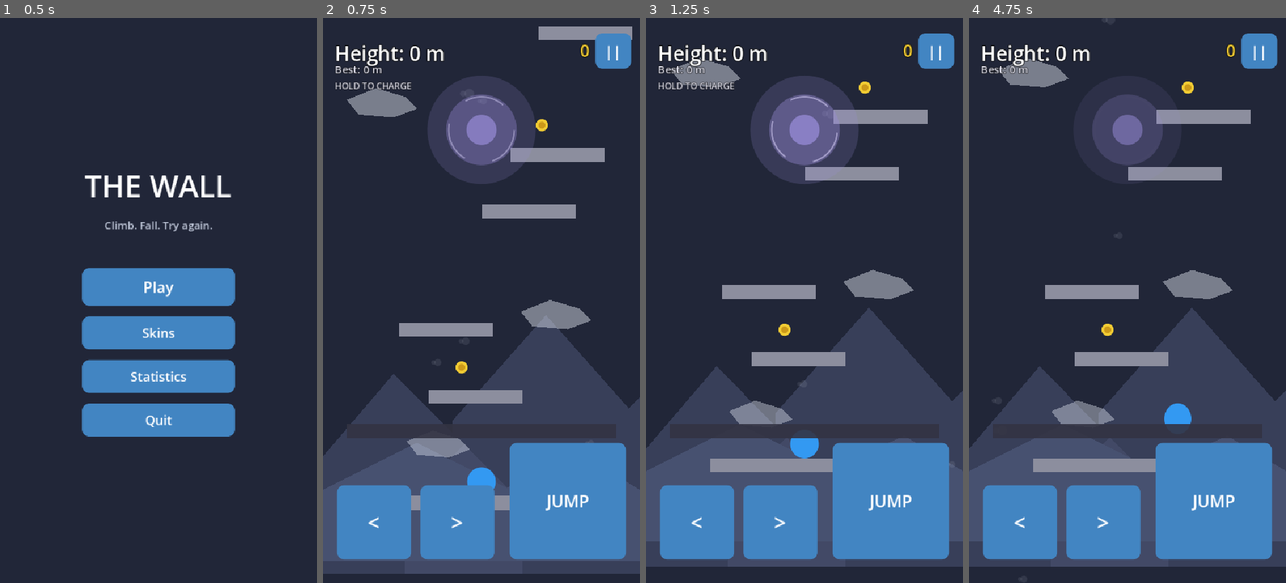
Above: before the commit, frames 1-4 (left to right).
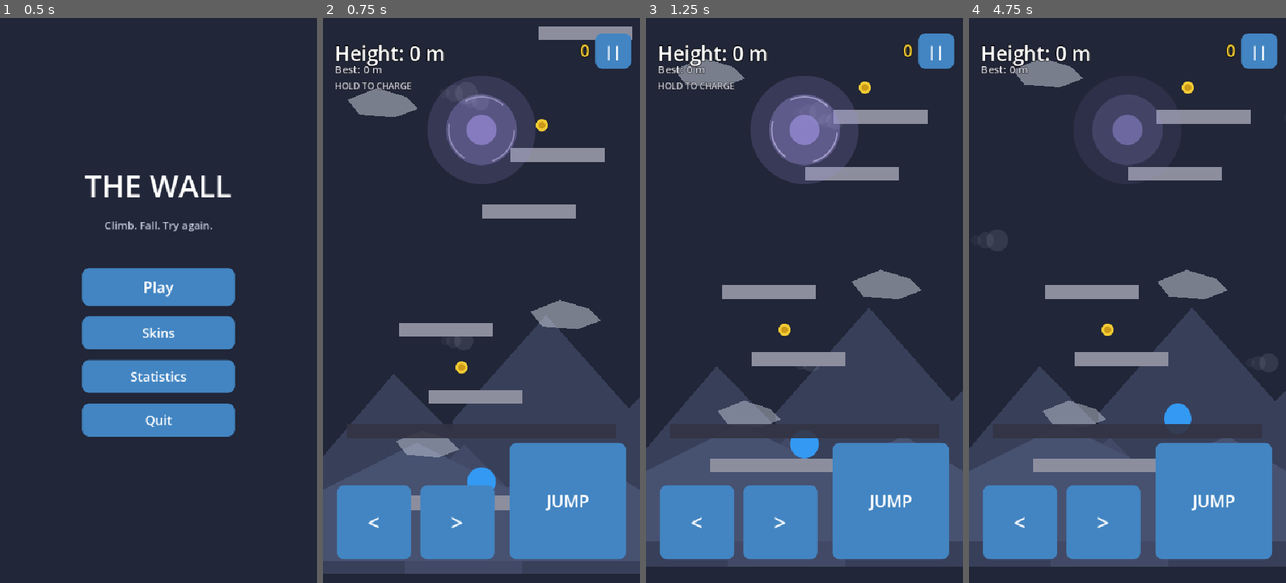
Above: after the commit, the same moments.

Repository: KEVIN-NGUYENDAD/TheWall
Game: Godot game, scene res://scenes/ui/MainMenu.tscn
Same seed, same stepped clock (60 frames per second), same inputs: the game is played once before the commit and once after it.
Inputs (mouse positions are in pixels of both pictures, inside the frame that each line leads up to):
- Up to frame 1 (0.5 s): no input
- Up to frame 2 (0.75 s): click "Play" at 0.5 s
- Up to frame 3 (1.25 s): no input
- Up to frame 4 (4.75 s): click "||" at 1.25 s; click "Resume" at 2 s; click "<" at 2.75 s; click ">" at 3.5 s; move the mouse to (1197, 272) at 4.27 s; hold D (move_right) from 4.28 s (still down); click (1197, 272) at 4.52 s

Frame 1 is identical in both runs. In frame 2, 0.6% of the frame differs, in the area x 7-88%, y 12-78%; in frame 3, 0.6%; in frame 4, 0.9%, in the area x 5-94%, y 0-100%.

Commit message:
Visual atmosphere polish

Diff:
--- a/scripts/autoload/MusicManager.gd
+++ b/scripts/autoload/MusicManager.gd
@@ -4,8 +4,8 @@
 const FADE_RATE_DB: float = 24.0
 const SILENT_DB: float = -80.0
 
-const ZONE_BASE_DB: Array = [-9.0, -7.0, -10.0]
-const ZONE_PEAK_DB: Array = [-3.0, -1.0, -4.0]
+const ZONE_BASE_DB: Array = [-7.0, -5.0, -8.0]
+const ZONE_PEAK_DB: Array = [-1.0, 1.0, -2.0]
 
 var players: Array = []
 var current_zone: int = 0
@@ -84,7 +84,14 @@
 	return sin(TAU * click_freq * t) * env * depth
 
 
-# THE RUINS — brighter, adventurous, energetic. Bright major chord with a bouncy pulse.
+# A low, punchy "kick" thump repeating at kick_rate (quantized to the loop duration).
+func _kick(t: float, kick_rate: float, kick_freq: float, decay: float, depth: float) -> float:
+	var phase: float = fmod(t * kick_rate, 1.0)
+	var env: float = exp(-phase * decay)
+	return sin(TAU * kick_freq * t) * env * depth
+
+
+# THE RUINS — brighter, adventurous, energetic. Bright major chord, driving kick + pulse.
 func _make_ruins_track() -> AudioStreamWAV:
 	var duration: float = 4.0
 	var freqs: Array = [261.63, 329.63, 392.00, 523.25]
@@ -94,6 +101,8 @@
 	var pulse_rate: float = _quantize_freq(2.5, duration)
 	var click_rate: float = _quantize_freq(2.5, duration)
 	var click_freq: float = _quantize_freq(1046.5, duration)
+	var kick_rate: float = _quantize_freq(1.25, duration)
+	var kick_freq: float = _quantize_freq(70.0, duration)
 
 	var sample_count: int = int(MIX_RATE * duration)
 	var data := PackedByteArray()
@@ -105,15 +114,16 @@
 			sample += sin(TAU * f * t)
 		sample /= q_freqs.size()
 		var pulse_phase: float = fmod(t * pulse_rate, 1.0)
-		var pulse: float = 1.0 + 0.3 * exp(-pulse_phase * 8.0)
-		var click: float = _click(t, click_rate, click_freq, 30.0, 0.12)
-		var v: float = sample * 0.24 * pulse + click
+		var pulse: float = 1.0 + 0.4 * exp(-pulse_phase * 8.0)
+		var click: float = _click(t, click_rate, click_freq, 30.0, 0.16)
+		var kick: float = _kick(t, kick_rate, kick_freq, 12.0, 0.35)
+		var v: float = sample * 0.28 * pulse + click + kick
 		data.encode_s16(i * 2, int(clamp(v, -1.0, 1.0) * 32767.0))
 
 	return _build_stream(data, sample_count)
 
 
-# THE SKY — uplifting, exciting, stronger rhythm. Bright open chord with a driving double pulse.
+# THE SKY — uplifting, exciting, stronger rhythm. Bright open chord, fast driving kick + pulse.
 func _make_sky_track() -> AudioStreamWAV:
 	var duration: float = 3.0
 	var freqs: Array = [293.66, 369.99, 440.00, 587.33]
@@ -125,6 +135,8 @@
 	var click_freq: float = _quantize_freq(1568.0, duration)
 	var accent_rate: float = _quantize_freq(2.0, duration)
 	var accent_freq: float = _quantize_freq(880.0, duration)
+	var kick_rate: float = _quantize_freq(2.0, duration)
+	var kick_freq: float = _quantize_freq(75.0, duration)
 
 	var sample_count: int = int(MIX_RATE * duration)
 	var data := PackedByteArray()
@@ -136,16 +148,17 @@
 			sample += sin(TAU * f * t)
 		sample /= q_freqs.size()
 		var pulse_phase: float = fmod(t * pulse_rate, 1.0)
-		var pulse: float = 1.0 + 0.4 * exp(-pulse_phase * 9.0)
-		var click: float = _click(t, click_rate, click_freq, 35.0, 0.14)
-		var accent: float = _click(t, accent_rate, accent_freq, 15.0, 0.1)
-		var v: float = sample * 0.24 * pulse + click + accent
+		var pulse: float = 1.0 + 0.5 * exp(-pulse_phase * 9.0)
+		var click: float = _click(t, click_rate, click_freq, 35.0, 0.18)
+		var accent: float = _click(t, accent_rate, accent_freq, 15.0, 0.12)
+		var kick: float = _kick(t, kick_rate, kick_freq, 12.0, 0.4)
+		var v: float = sample * 0.28 * pulse + click + accent + kick
 		data.encode_s16(i * 2, int(clamp(v, -1.0, 1.0) * 32767.0))
 
 	return _build_stream(data, sample_count)
 
 
-# THE VOID — mysterious, epic, tension. Low dissonant interval with a driving, syncopated pulse.
+# THE VOID — mysterious, epic, tension. Low dissonant interval, deep driving kick, sudden stings.
 func _make_void_track() -> AudioStreamWAV:
 	var duration: float = 8.0
 	var freqs: Array = [98.00, 103.83, 146.83, 195.99]
@@ -156,6 +169,8 @@
 	var sting_rate: float = _quantize_freq(0.375, duration)
 	var sting_freq: float = _quantize_freq(220.0, duration)
 	var wobble_hz: float = _quantize_freq(0.2, duration)
+	var kick_rate: float = _quantize_freq(0.75, duration)
+	var kick_freq: float = _quantize_freq(55.0, duration)
 
 	var sample_count: int = int(MIX_RATE * duration)
 	var data := PackedByteArray()
@@ -167,10 +182,11 @@
 			sample += sin(TAU * f * t)
 		sample /= q_freqs.size()
 		var pulse_phase: float = fmod(t * pulse_rate, 1.0)
-		var pulse: float = 1.0 + 0.35 * exp(-pulse_phase * 6.0)
-		var sting: float = _click(t, sting_rate, sting_freq, 8.0, 0.16)
+		var pulse: float = 1.0 + 0.4 * exp(-pulse_phase * 6.0)
+		var sting: float = _click(t, sting_rate, sting_freq, 7.0, 0.22)
+		var kick: float = _kick(t, kick_rate, kick_freq, 8.0, 0.45)
 		var tremor: float = 1.0 + 0.15 * sin(TAU * wobble_hz * t)
-		var v: float = (sample * 0.22 * pulse * tremor) + sting
+		var v: float = (sample * 0.26 * pulse * tremor) + sting + kick
 		data.encode_s16(i * 2, int(clamp(v, -1.0, 1.0) * 32767.0))
 
 	return _build_stream(data, sample_count)
--- a/scripts/world/CommonBird.gd
+++ b/scripts/world/CommonBird.gd
@@ -3,7 +3,7 @@
 const SPEED: float = 80.0
 const BOB_AMOUNT: float = 10.0
 const LIFETIME: float = 14.0
-const COLOR: Color = Color(0.12, 0.12, 0.15, 0.85)
+const COLOR: Color = Color(0.1, 0.1, 0.13, 0.9)
 
 var direction: float = 1.0
 
@@ -21,14 +21,31 @@
 	if _age > LIFETIME:
 		queue_free()
 		return
-	_t += delta * 7.0
+	_t += delta * 8.0
 	position.x += SPEED * direction * delta
-	position.y = _start_y + sin(_t) * BOB_AMOUNT
+	position.y = _start_y + sin(_t * 0.5) * BOB_AMOUNT
+	scale.x = -abs(scale.x) if direction < 0.0 else abs(scale.x)
 	queue_redraw()
 
 
 func _draw() -> void:
-	var wing: float = sin(_t) * 11.0
-	draw_line(Vector2(-13, 0), Vector2(0, -wing), COLOR, 3.5, true)
-	draw_line(Vector2(13, 0), Vector2(0, -wing), COLOR, 3.5, true)
-	draw_circle(Vector2.ZERO, 3.0, COLOR, true, -1.0, true)
+	var flap: float = sin(_t)
+	var lift: float = flap * 7.0
+
+	# body: small filled teardrop with a short tail and beak for a clear front/back
+	var body: PackedVector2Array = PackedVector2Array([
+		Vector2(6, 0), Vector2(3, -3), Vector2(-2, -2.5), Vector2(-7, 0),
+		Vector2(-2, 2.5), Vector2(3, 3),
+	])
+	draw_colored_polygon(body, COLOR)
+
+	# wings: filled shapes whose tips rise and fall together (real flap motion, not a static V)
+	var wing_template: PackedVector2Array = PackedVector2Array([
+		Vector2(-1, -1), Vector2(-16, -3 - lift), Vector2(-10, 1), Vector2(-3, 2),
+	])
+	draw_colored_polygon(wing_template, COLOR)
+
+	var wing_mirrored: PackedVector2Array = PackedVector2Array()
+	for p in wing_template:
+		wing_mirrored.append(Vector2(-p.x, p.y))
+	draw_colored_polygon(wing_mirrored, COLOR)
--- a/scripts/world/Main.gd
+++ b/scripts/world/Main.gd
@@ -258,9 +258,9 @@
 
 
 func _update_cloud_drift(delta: float) -> void:
-	cloud_drift_t += delta * 0.15
+	cloud_drift_t += delta * 0.3
 	for idx in range(clouds.size()):
-		clouds[idx].position.x = sin(cloud_drift_t + idx * 2.1) * 20.0
+		clouds[idx].position.x = sin(cloud_drift_t + idx * 2.1) * 40.0
 
 
 func _spawn_coin(pos: Vector2) -> void:
@@ -349,7 +349,7 @@
 	common_bird_timer.one_shot = true
 	add_child(common_bird_timer)
 	common_bird_timer.timeout.connect(_on_common_bird_timer)
-	_restart_timer(common_bird_timer, 4.0, 7.0)
+	_restart_timer(common_bird_timer, 2.5, 5.0)
 
 	special_bird_timer = Timer.new()
 	special_bird_timer.one_shot = true
@@ -392,7 +392,7 @@
 	if not is_dead:
 		var from_left: bool = randf() < 0.5
 		_spawn_common_bird_from(_bird_spawn_position(from_left), 1.0 if from_left else -1.0)
-	_restart_timer(common_bird_timer, 4.0, 7.0)
+	_restart_timer(common_bird_timer, 2.5, 5.0)
 
 
 func _on_special_bird_timer() -> void:
--- a/scripts/world/PredatorBird.gd
+++ b/scripts/world/PredatorBird.gd
@@ -6,8 +6,9 @@
 const DIVE_SPEED: float = 340.0
 const LIFETIME: float = 4.0
 const KNOCKBACK_STRENGTH: float = 500.0
-const COLOR: Color = Color(0.6, 0.15, 0.18, 0.95)
+const COLOR: Color = Color(0.55, 0.12, 0.15, 1.0)
 const WARNING_COLOR: Color = Color(0.95, 0.35, 0.1, 1.0)
+const EYE_COLOR: Color = Color(0.95, 0.85, 0.2, 1.0)
 
 var dive_velocity: Vector2 = Vector2.ZERO
 
@@ -48,7 +49,7 @@
 		dive_velocity = (_target.global_position - global_position).normalized() * DIVE_SPEED
 	else:
 		dive_velocity = Vector2.DOWN * DIVE_SPEED
-	rotation = dive_velocity.angle()
+	rotation = dive_velocity.angle() + PI / 2.0
 
 
 func _on_body_entered(body: Node) -> void:
@@ -61,15 +62,39 @@
 	queue_free()
 
 
+func _body_polygon() -> PackedVector2Array:
+	return PackedVector2Array([
+		Vector2(0, -14), Vector2(5, -6), Vector2(4, 6), Vector2(0, 13),
+		Vector2(-4, 6), Vector2(-5, -6),
+	])
+
+
 func _draw() -> void:
 	if not _diving:
 		var pulse: float = 0.6 + 0.4 * sin(_telegraph_t * TAU * 3.0)
-		draw_circle(Vector2.ZERO, 26.0, Color(WARNING_COLOR.r, WARNING_COLOR.g, WARNING_COLOR.b, 0.25 * pulse), true, -1.0, true)
-		var c: Color = Color(WARNING_COLOR.r, WARNING_COLOR.g, WARNING_COLOR.b, pulse)
-		draw_line(Vector2(-20, -9), Vector2(0, 0), c, 4.5, true)
-		draw_line(Vector2(20, -9), Vector2(0, 0), c, 4.5, true)
-		draw_line(Vector2(0, 0), Vector2(15, 8), c, 4.5, true)
+		draw_circle(Vector2.ZERO, 30.0, Color(WARNING_COLOR.r, WARNING_COLOR.g, WARNING_COLOR.b, 0.22 * pulse), true, -1.0, true)
+
+		var flap: float = sin(_telegraph_t * TAU * 4.0)
+		var spread: float = 14.0 + flap * 6.0
+		var body_color: Color = Color(COLOR.r, COLOR.g, COLOR.b, pulse)
+
+		draw_colored_polygon(_body_polygon(), body_color)
+		var left_wing: PackedVector2Array = PackedVector2Array([
+			Vector2(-3, -2), Vector2(-spread - 10, -2 - flap * 4), Vector2(-spread, 6), Vector2(-4, 5),
+		])
+		draw_colored_polygon(left_wing, body_color)
+		var right_wing: PackedVector2Array = PackedVector2Array()
+		for p in left_wing:
+			right_wing.append(Vector2(-p.x, p.y))
+		draw_colored_polygon(right_wing, body_color)
+		draw_circle(Vector2(0, -9), 2.0, EYE_COLOR, true, -1.0, true)
 	else:
-		draw_line(Vector2(-20, -9), Vector2(0, 0), COLOR, 4.5, true)
-		draw_line(Vector2(20, -9), Vector2(0, 0), COLOR, 4.5, true)
-		draw_line(Vector2(0, 0), Vector2(15, 8), COLOR, 4.5, true)
+		draw_colored_polygon(_body_polygon(), COLOR)
+		var left_wing: PackedVector2Array = PackedVector2Array([
+			Vector2(-3, -4), Vector2(-22, 4), Vector2(-10, 8), Vector2(-4, 4),
+		])
+		draw_colored_polygon(left_wing, COLOR)
+		var right_wing: PackedVector2Array = PackedVector2Array()
+		for p in left_wing:
+			right_wing.append(Vector2(-p.x, p.y))
+		draw_colored_polygon(right_wing, COLOR)
--- a/scripts/world/WhiteBird.gd
+++ b/scripts/world/WhiteBird.gd
@@ -5,8 +5,8 @@
 const SPEED: float = 100.0
 const LIFETIME: float = 12.0
 const HEIGHT_BONUS_M: float = 5.0
-const COLOR: Color = Color(1.0, 1.0, 1.0, 0.95)
-const GLOW_COLOR: Color = Color(1.0, 1.0, 0.9, 0.22)
+const COLOR: Color = Color(1.0, 1.0, 0.98, 1.0)
+const GLOW_COLOR: Color = Color(1.0, 0.98, 0.85, 0.25)
 const TRAIL_LENGTH: int = 8
 
 var direction: float = 1.0
@@ -28,9 +28,10 @@
 	if _age > LIFETIME:
 		queue_free()
 		return
-	_t += delta * 5.0
+	_t += delta * 6.0
 	position.x += SPEED * direction * delta
-	position.y = _start_y + sin(_t) * 14.0
+	position.y = _start_y + sin(_t * 0.5) * 14.0
+	scale.x = -abs(scale.x) if direction < 0.0 else abs(scale.x)
 
 	_trail.push_front(global_position)
 	if _trail.size() > TRAIL_LENGTH:
@@ -49,15 +50,29 @@
 
 func _draw() -> void:
 	for i in range(_trail.size()):
-		var local_pos: Vector2 = _trail[i] - global_position
+		var local_pos: Vector2 = (_trail[i] - global_position) * Vector2(sign(scale.x), 1.0)
 		var t_frac: float = float(i) / float(TRAIL_LENGTH)
-		var alpha: float = 0.45 * (1.0 - t_frac)
-		var size: float = lerp(3.0, 0.5, t_frac)
+		var alpha: float = 0.5 * (1.0 - t_frac)
+		var size: float = lerp(3.5, 0.5, t_frac)
 		draw_circle(local_pos, size, Color(1.0, 1.0, 1.0, alpha), true, -1.0, true)
 
-	draw_circle(Vector2.ZERO, 22.0, GLOW_COLOR, true, -1.0, true)
+	draw_circle(Vector2.ZERO, 26.0, GLOW_COLOR, true, -1.0, true)
 
-	var wing: float = sin(_t) * 10.0
-	draw_line(Vector2(-12, 0), Vector2(0, -wing), COLOR, 3.0, true)
-	draw_line(Vector2(12, 0), Vector2(0, -wing), COLOR, 3.0, true)
-	draw_circle(Vector2.ZERO, 4.0, COLOR, true, -1.0, true)
+	var flap: float = sin(_t)
+	var lift: float = flap * 8.0
+
+	var body: PackedVector2Array = PackedVector2Array([
+		Vector2(8, 0), Vector2(4, -4), Vector2(-3, -3), Vector2(-9, 0),
+		Vector2(-3, 3), Vector2(4, 4),
+	])
+	draw_colored_polygon(body, COLOR)
+
+	var wing_template: PackedVector2Array = PackedVector2Array([
+		Vector2(-1, -1), Vector2(-19, -4 - lift), Vector2(-12, 1), Vector2(-4, 2.5),
+	])
+	draw_colored_polygon(wing_template, COLOR)
+
+	var wing_mirrored: PackedVector2Array = PackedVector2Array()
+	for p in wing_template:
+		wing_mirrored.append(Vector2(-p.x, p.y))
+	draw_colored_polygon(wing_mirrored, COLOR)
--- a/scripts/world/WindLayer.gd
+++ b/scripts/world/WindLayer.gd
@@ -1,8 +1,8 @@
 extends Node2D
 
-const STREAK_COUNT: int = 6
-const SPEED: float = 120.0
-const COLOR: Color = Color(0.85, 0.87, 0.92, 0.1)
+const STREAK_COUNT: int = 4
+const SPEED: float = 100.0
+const COLOR: Color = Color(0.88, 0.9, 0.96, 0.1)
 const VIEW_WIDTH: float = 540.0
 const VIEW_HEIGHT: float = 960.0
 
@@ -13,8 +13,8 @@
 	for i in range(STREAK_COUNT):
 		streaks.append({
 			"pos": Vector2(randf_range(0.0, VIEW_WIDTH), randf_range(0.0, VIEW_HEIGHT)),
-			"radius": randf_range(5.0, 11.0),
-			"speed_mult": randf_range(0.7, 1.4),
+			"radius": randf_range(14.0, 24.0),
+			"speed_mult": randf_range(0.7, 1.3),
 			"bob_t": randf() * TAU,
 		})
 
@@ -22,16 +22,19 @@
 func _process(delta: float) -> void:
 	for s in streaks:
 		s.pos.x += SPEED * s.speed_mult * delta
-		s.bob_t += delta * 1.2
-		if s.pos.x > VIEW_WIDTH + 40.0:
-			s.pos.x = -40.0
+		s.bob_t += delta * 0.8
+		if s.pos.x > VIEW_WIDTH + 80.0:
+			s.pos.x = -80.0
 			s.pos.y = randf_range(0.0, VIEW_HEIGHT)
 	queue_redraw()
 
 
 func _draw() -> void:
 	for s in streaks:
-		var bob: float = sin(s.bob_t) * 4.0
+		var bob: float = sin(s.bob_t) * 5.0
 		var pos: Vector2 = s.pos + Vector2(0.0, bob)
-		draw_circle(pos, s.radius, COLOR, true, -1.0, true)
-		draw_circle(pos + Vector2(-s.radius * 1.3, 0.0), s.radius * 0.6, COLOR, true, -1.0, true)
+		var r: float = s.radius
+		# Soft trailing mist wisp: a chain of overlapping circles shrinking and fading behind the lead edge.
+		draw_circle(pos, r, Color(COLOR.r, COLOR.g, COLOR.b, COLOR.a), true, -1.0, true)
+		draw_circle(pos - Vector2(r * 1.1, 0.0), r * 0.75, Color(COLOR.r, COLOR.g, COLOR.b, COLOR.a * 0.7), true, -1.0, true)
+		draw_circle(pos - Vector2(r * 2.0, 0.0), r * 0.45, Color(COLOR.r, COLOR.g, COLOR.b, COLOR.a * 0.4), true, -1.0, true)
